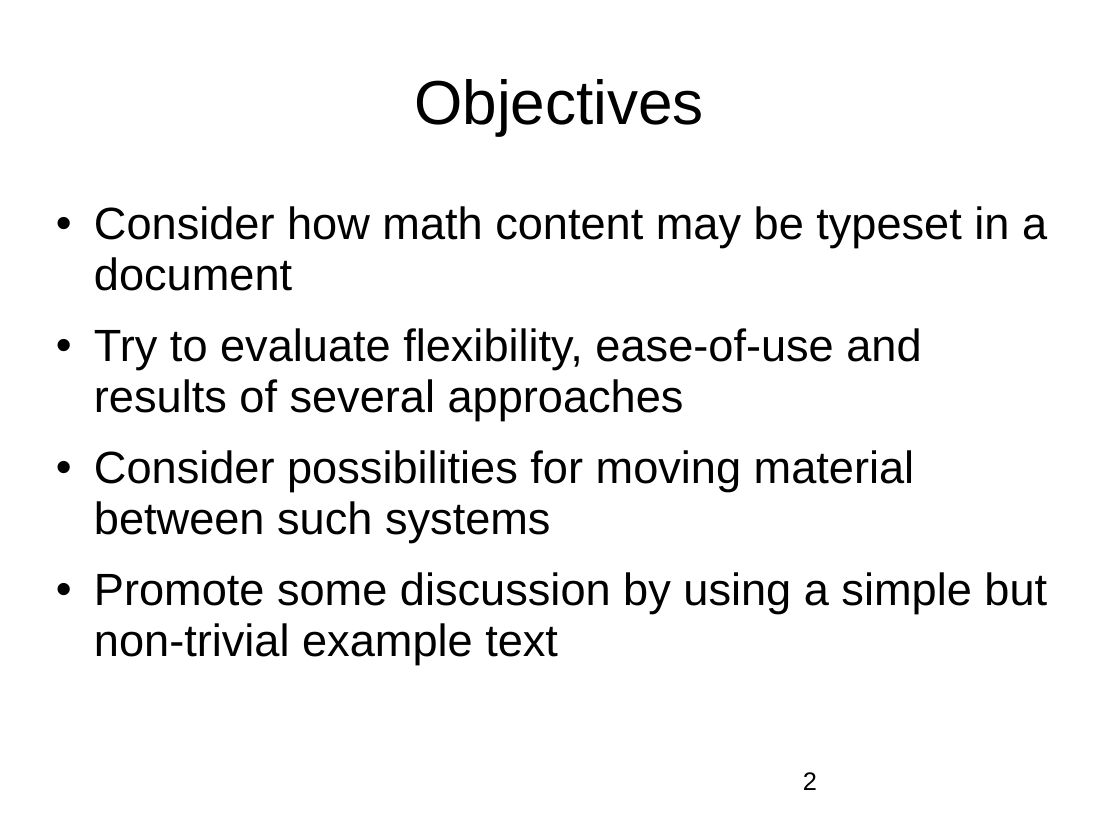
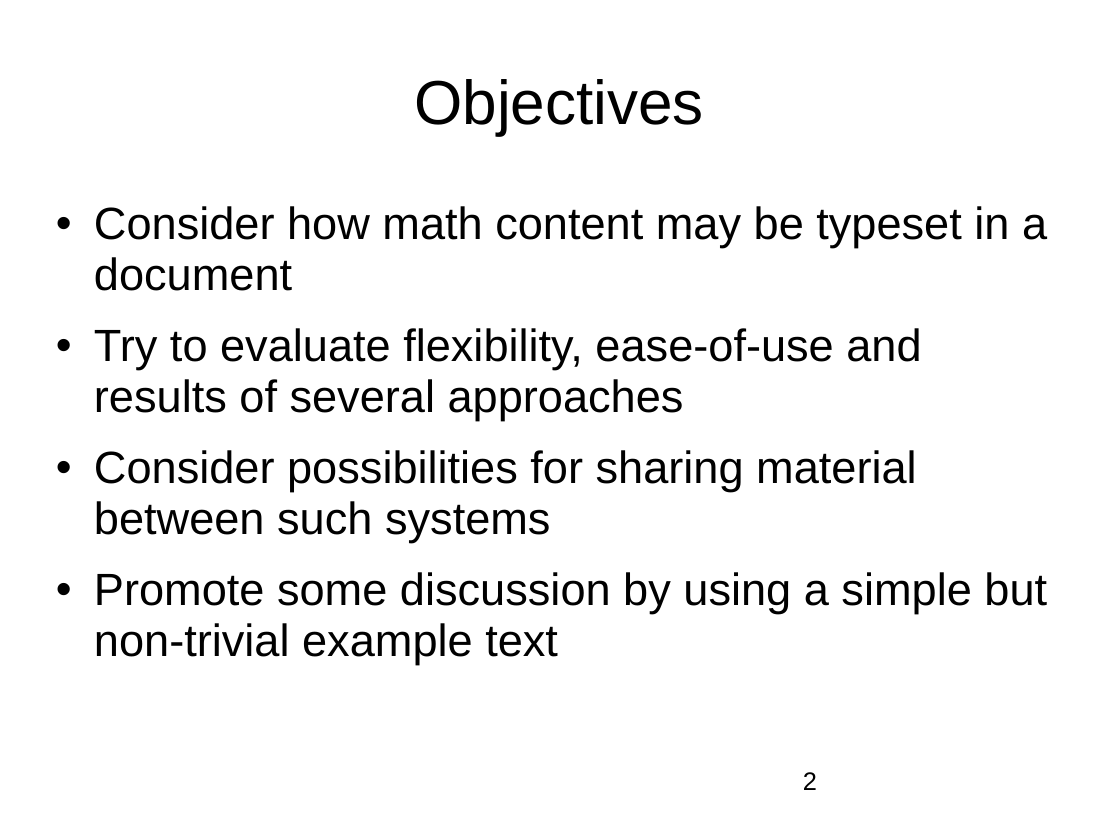
Before and after one commit to nashjc/Partridges, a slide deck: slide 2 of LinuxOttawa20260108.odp. Drawn at 1120x840 pixels with LibreOffice and Linux fonts; fonts in the diff are those of the drawing; background and template pictures are left out. Boxes give left, top, right and bottom in pixels: in the first picture for what was removed or moved away, otherwise in the second. Text is boxed around its words. In the diff, an @@ line names an element or a change of style, - is before the commit and + after.

```diff
--- a/LinuxOttawa20260108.odp
+++ b/LinuxOttawa20260108.odp
@@ text at [94, 450, 917, 543]: text changed @@
-• Consider possibilities for moving material between such systems
+• Consider possibilities for sharing material between such systems
```
Also in this commit, not shown: 3 other slides changed, 4 slides added, 3 slides removed.
